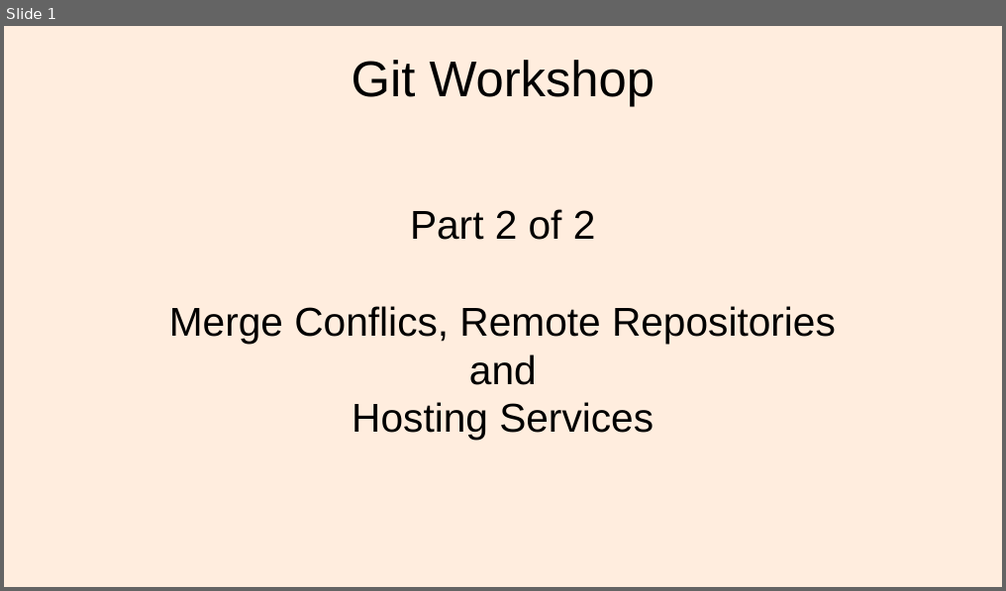
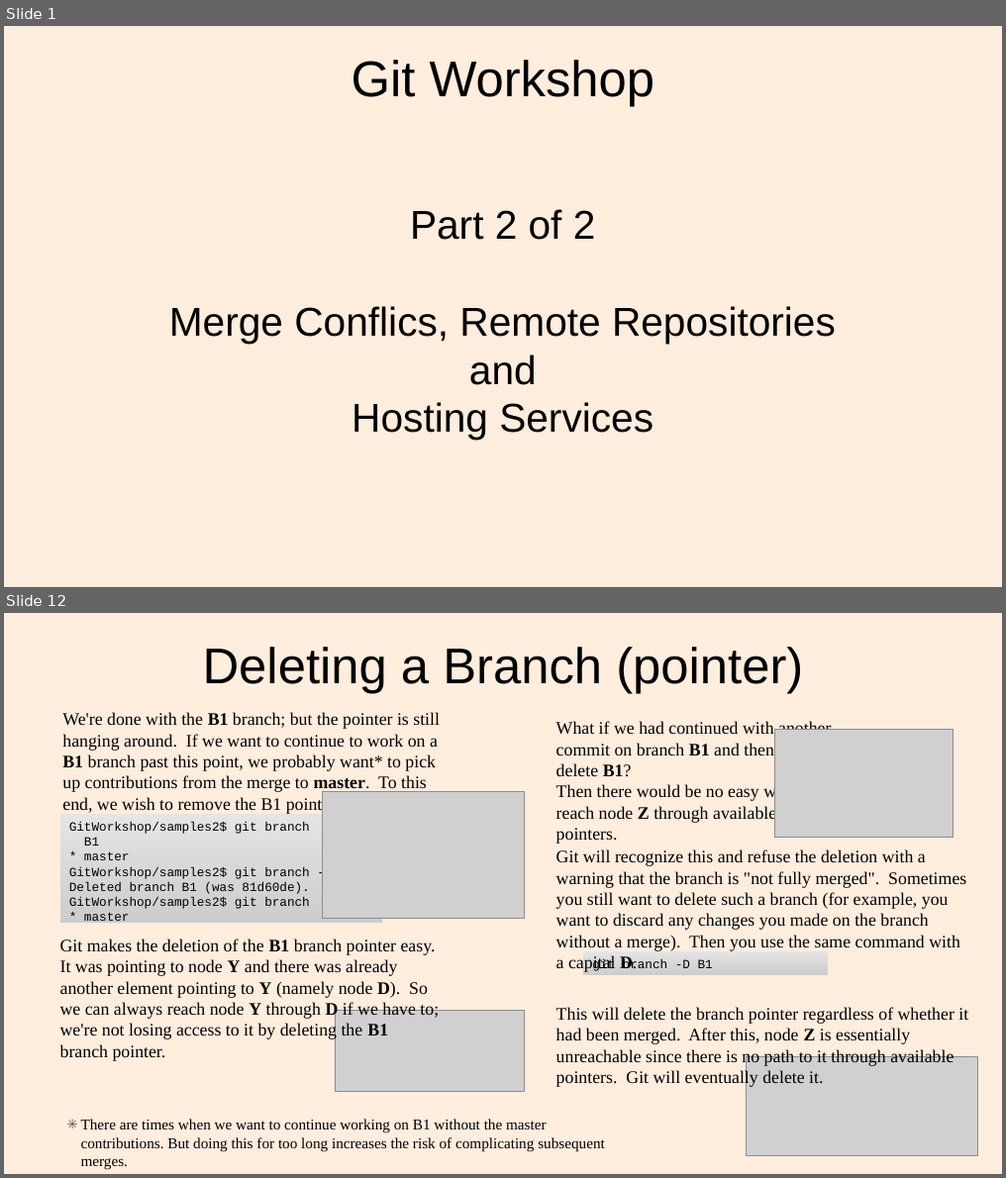
Before and after one commit to lacounty-isab/workshops, a slide deck: git/GitWorkshop2.odp. Shown one above the other, each under a label of ours: slide 1 before the commit, slides 1 and 12 after it; the slides between them are not shown. The pictures are 1006x591 and 1006x1178 pixels, drawn with LibreOffice and Linux fonts; fonts in the diff are those of the drawing; grey boxes stand for pictures. Boxes give left, top, right and bottom in pixels: in the first picture for what was removed or moved away, otherwise in the second. Text is boxed around its words. In the diff, an @@ line names an element or a change of style, - is before the commit and + after.

```diff
--- a/git/GitWorkshop2.odp
+++ b/git/GitWorkshop2.odp
@@ slide 12 added at <box>4,613,1002,1174</box>, background #FFEDDE @@
@@ title added at <box>203,647,803,694</box>, 40 pt, text #000000 @@
+Deleting a Branch (pointer)
@@ text added at <box>62,712,440,814</box>, 14 pt, text #000000 @@
+We're done with the B1 branch; but the pointer is still hanging around. If we want to continue to work on a B1 branch past this point, we probably want* to pick up contributions from the merge to master. To this end, we wish to remove the B1 pointer.
@@ text added at <box>556,721,831,844</box>, 14 pt, text #000000 @@
+What if we had continued with another commit on branch B1 and then tried to delete B1?
+Then there would be no easy way to reach node Z through available pointers.
@@ picture added at <box>774,729,953,838</box> @@
@@ rectangle added at <box>60,814,382,923</box>, fill gradient #E5E5E5 to #E4E4E4 to #E3E3E3, 10 pt, text #000000 @@
+GitWorkshop/samples2$ git branch
+B1
+* master
+GitWorkshop/samples2$ git branch -d B1
+Deleted branch B1 (was 81d60de).
+GitWorkshop/samples2$ git branch
+* master
@@ picture added at <box>323,792,525,919</box> @@
@@ text added at <box>556,850,968,1088</box>, 14 pt, text #000000 @@
+Git will recognize this and refuse the deletion with a warning that the branch is "not fully merged". Sometimes you still want to delete such a branch (for example, you want to discard any changes you made on the branch without a merge). Then you use the same command with a capital D.
+This will delete the branch pointer regardless of whether it had been merged. After this, node Z is essentially unreachable since there is no path to it through available pointers. Git will eventually delete it.
@@ text added at <box>60,939,439,1061</box>, 14 pt, text #000000 @@
+Git makes the deletion of the B1 branch pointer easy. It was pointing to node Y and there was already another element pointing to Y (namely node D). So we can always reach node Y through D if we have to; we're not losing access to it by deleting the B1 branch pointer.
@@ rectangle added at <box>583,952,828,975</box>, fill gradient #E5E5E5 to #E4E4E4 to #E3E3E3, 10 pt, text #000000 @@
+git branch -D B1
@@ picture added at <box>335,1011,524,1092</box> @@
@@ picture added at <box>746,1057,977,1157</box> @@
@@ text added at <box>81,1119,605,1170</box>, 12 pt, text #000000 @@
+✳ There are times when we want to continue working on B1 without the master contributions. But doing this for too long increases the risk of complicating subsequent merges.
```
Also in this commit, not shown: 3 slides changed, 9 other slides added, 22 other files.
